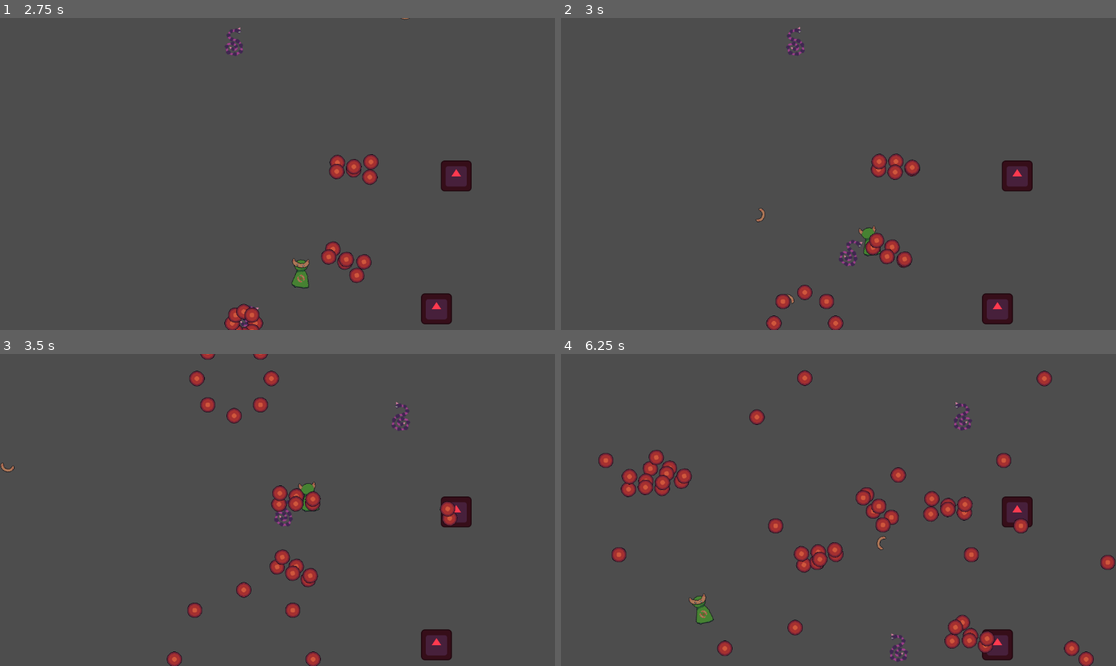
Above: before the commit, frames 1-4 (two rows, left to right).
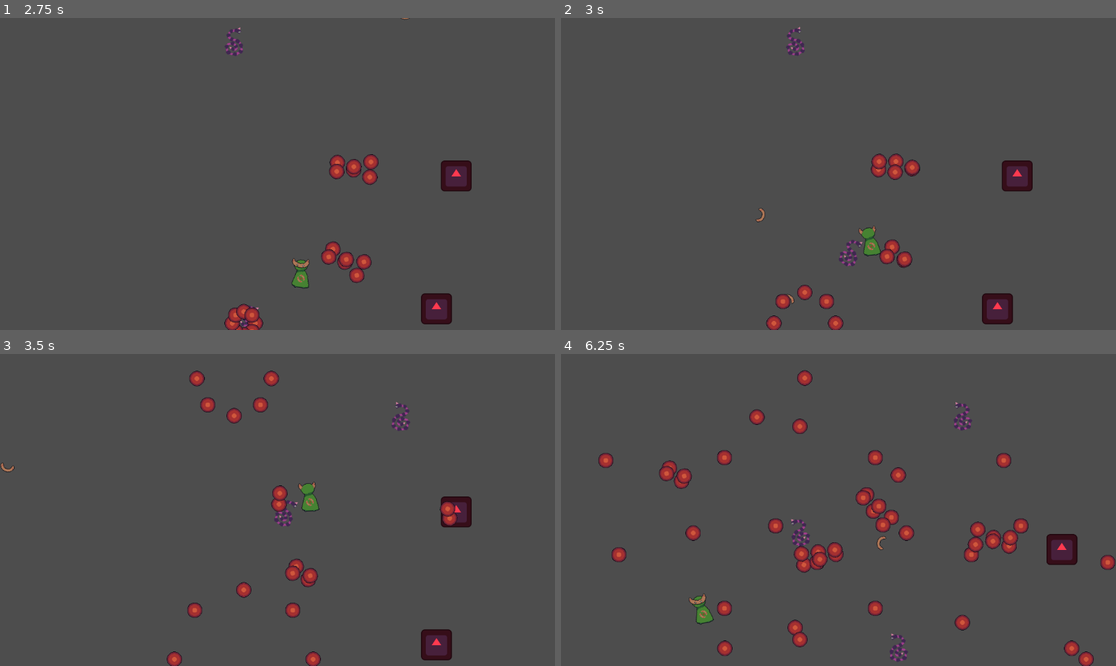
Above: after the commit, the same moments.

Repository: steve52/boomerang-guy-and-the-aglet
Game: Godot game, scene res://Scenes/game.tscn
Same seed, same stepped clock (60 frames per second), same inputs: the game is played once before the commit and once after it. The engine's default icon, where the game draws it, is replaced by a stand-in: a white triangle on a blue panel in a dark square.
Inputs (mouse positions are in pixels of both pictures, inside the frame that each line leads up to):
- Up to frame 1 (2.75 s): tap Enter at 0.5 s; move the mouse to (399, 158) at 0.52 s; hold D (Right) 0.53-1.28 s; click (399, 158) at 0.6 s; move the mouse to (166, 189) at 1.27 s; hold S (Down) 1.28-2.03 s; click (166, 189) at 1.35 s; move the mouse to (333, 105) at 2.02 s; hold D (Right) from 2.03 s (still down); click (333, 105) at 2.1 s
- Up to frame 2 (3 s): move the mouse to (810, 236) at 2.77 s; release D (Right) at 2.78 s; hold W (Up) from 2.78 s (still down); click (810, 236) at 2.85 s
- Up to frame 3 (3.5 s): keep holding W (Up)
- Up to frame 4 (6.25 s): move the mouse to (1005, 556) at 3.52 s; release W (Up) at 3.53 s; hold A (Left) 3.53-5.03 s; click (1005, 556) at 3.6 s; move the mouse to (672, 463) at 4.27 s; click (672, 463) at 4.35 s; move the mouse to (866, 510) at 5.02 s; hold S (Down) 5.03-5.78 s; click (866, 510) at 5.1 s; move the mouse to (755, 432) at 5.77 s; hold D (Right) from 5.78 s (still down); click (755, 432) at 5.85 s

Frame 1 is identical in both runs. In frame 2, 0.2% of the frame differs, in the area x 54-59%, y 68-76%; in frame 3, 0.6%; in frame 4, 4.8%, in the area x 10-94%, y 5-99%.

Commit message:
teleportingenemynearlydone

Diff:
--- a/Scenes/Enemies/Bullets/bulletbase.tscn
+++ b/Scenes/Enemies/Bullets/bulletbase.tscn
@@ -16,3 +16,6 @@
 
 [node name="CollisionShape2D" type="CollisionShape2D" parent="." unique_id=295492039]
 shape = SubResource("CircleShape2D_qr4i2")
+
+[connection signal="area_entered" from="." to="." method="Hit"]
+[connection signal="body_entered" from="." to="." method="Hit"]
--- a/Scenes/Enemies/ChargingEnemy.tscn
+++ b/Scenes/Enemies/ChargingEnemy.tscn
@@ -13,7 +13,7 @@
 collision_layer = 4
 collision_mask = 12
 script = ExtResource("1_ok547")
-Health = 5
+Health = 10
 Speed = 400.0
 ChargeDistance = 6.0
 
--- a/Scenes/Enemies/TeleportingEnemy.tscn
+++ b/Scenes/Enemies/TeleportingEnemy.tscn
@@ -14,7 +14,7 @@
 collision_layer = 4
 collision_mask = 12
 script = ExtResource("1_pm1up")
-Health = 3
+Health = 5
 Speed = 400.0
 ChargeDistance = 3.0
 
@@ -37,5 +37,11 @@
 one_shot = true
 autostart = true
 
+[node name="TeleportTimer" type="Timer" parent="." unique_id=2068581961]
+one_shot = true
+
+[node name="TeleportCheck" type="RayCast2D" parent="." unique_id=1674576416]
+collision_mask = 8
+
 [connection signal="area_entered" from="Area2D" to="." method="TakeDamage"]
 [connection signal="timeout" from="HelixShotTimer" to="." method="_on_helix_shot_timer_timeout"]
--- a/Scenes/game.tscn
+++ b/Scenes/game.tscn
@@ -31,3 +31,13 @@
 
 [node name="TeleportingEnemy2" parent="." unique_id=888055439 instance=ExtResource("3_wrm1d")]
 position = Vector2(947, 328)
+
+[node name="ChargingEnemy3" parent="." unique_id=1392797640 instance=ExtResource("2_qxrlw")]
+position = Vector2(289, 935)
+
+[node name="WallTemp" type="StaticBody2D" parent="." unique_id=541704539]
+collision_layer = 8
+collision_mask = 0
+
+[node name="CollisionPolygon2D" type="CollisionPolygon2D" parent="WallTemp" unique_id=534953096]
+polygon = PackedVector2Array(1144, -12, -81, -37, -37, 1354, 2081, 1307, 2113, -8, 1017, -49, 1071, 64, 2050, 51, 2028, 1259, -18, 1297, -34, 17, 1155, 42)
--- a/Scripts/teleporting_enemy.gd
+++ b/Scripts/teleporting_enemy.gd
@@ -1,6 +1,6 @@
 extends "res://Scripts/EnemyClass.gd"
 
-var ShotsToTeleport = 3
+var ShotsToTeleport = 2
 const TELEPORTING_ENEMY_HELIX_BULLETS = preload("uid://syjmblse5q32")
 
 
@@ -12,3 +12,18 @@
 		await get_tree().create_timer(.2).timeout
 		ShootBullets(TELEPORTING_ENEMY_HELIX_BULLETS, Target)
 	$HelixShotTimer.start(1.5+randf_range(-.5,.5))
+	ShotsToTeleport -= 1
+	if ShotsToTeleport == 0:
+		var GoodTeleport = false
+		var TeleportTarget: Vector2
+		while !GoodTeleport:
+			TeleportTarget = Vector2(randf_range(-320,320),randf_range(-320,320))
+			$TeleportCheck.target_position = TeleportTarget
+			print("yay")
+			$TeleportCheck.force_raycast_update()
+			if $TeleportCheck.is_colliding() == false:
+				Teleport(TeleportTarget + position)
+				print("YAY")
+				GoodTeleport = true
+
+		ShotsToTeleport = 2
